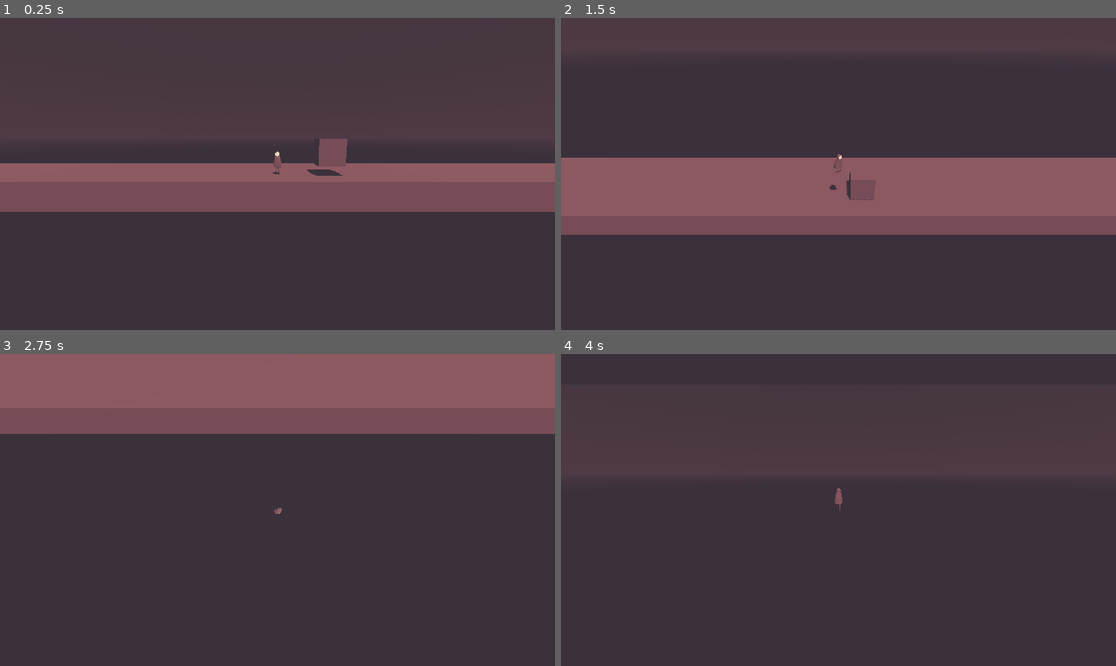
Above: before the commit, frames 1-4 (two rows, left to right).
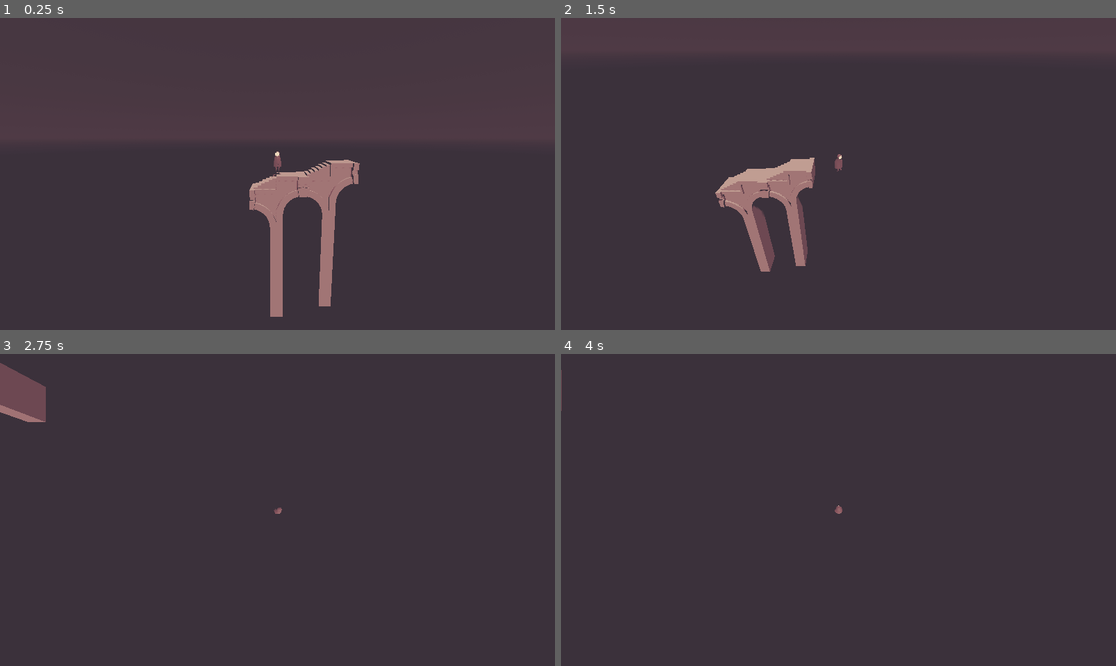
Above: after the commit, the same moments.

Repository: Raftatul/game-jam-behavior-2025
Game: Godot game, scene res://src/levels/main_map.tscn
Same seed, same stepped clock (60 frames per second), same inputs: the game is played once before the commit and once after it. The engine's default icon, where the game draws it, is replaced by a stand-in: a white triangle on a blue panel in a dark square.
Inputs:
- Up to frame 1 (0.25 s): no input
- Up to frame 2 (1.5 s): tap Enter (ui_accept) at 0.5, 0.77 s; hold Right (ui_right) 0.53-1.28 s; tap Shift (dash) at 0.6 s; hold Down (ui_down) from 1.28 s (still down); tap E (switch_camera) at 1.35 s
- Up to frame 3 (2.75 s): tap Enter (ui_accept) at 1.52 s; release Down (ui_down) at 2.03 s; hold Right (ui_right) from 2.03 s (still down); tap Shift (dash) at 2.1 s
- Up to frame 4 (4 s): release Right (ui_right) at 2.78 s; hold Up (ui_up) 2.78-3.53 s; tap E (switch_camera) at 2.85 s; tap Enter (ui_accept) at 3.02, 3.77 s; hold Left (ui_left) from 3.53 s (still down); tap Shift (dash) at 3.6 s

The runs differ from the first frame. In frame 1, 17% of the frame differs, in the area x 0-100%, y 38-96%; in frame 2, 25%; in frame 3, 25%, in the area x 0-100%, y 0-26%; in frame 4, 0.1%.

Commit message:
Fix stairs collision

Diff:
--- a/game-jam-behavior-2025/assets/ressource/asset_enviro/sm_bridge_a_stairs_a.tscn
+++ b/game-jam-behavior-2025/assets/ressource/asset_enviro/sm_bridge_a_stairs_a.tscn
@@ -1,9 +1,12 @@
-[gd_scene load_steps=3 format=3 uid="uid://duila407wy3vr"]
+[gd_scene load_steps=4 format=3 uid="uid://duila407wy3vr"]
 
 [ext_resource type="PackedScene" uid="uid://bvrrq5ott6gso" path="res://assets/enviro/SM_bridge_A_stairs_A.fbx" id="1_0wua1"]
 
 [sub_resource type="ConcavePolygonShape3D" id="ConcavePolygonShape3D_0wua1"]
 data = PackedVector3Array(1, 8, 0, 1, 8, 0.5, 1, 8.2926, 0.5288, 1, 8.2926, 0.5288, 1, 8.3902, 0, 1, 8, 0, 1, 8.7654, 0 …(43380 unchanged characters)…
+
+[sub_resource type="BoxShape3D" id="BoxShape3D_0wua1"]
+size = Vector3(1, 1, 2.37207)
 
 [node name="SM_bridge_A_stairs_A" instance=ExtResource("1_0wua1")]
 
@@ -11,3 +14,7 @@
 
 [node name="CollisionShape3D" type="CollisionShape3D" parent="GRP_Export_lvl_1/SM_bridge_A_stairs_A_02/StaticBody3D" index="0"]
 shape = SubResource("ConcavePolygonShape3D_0wua1")
+
+[node name="CollisionShape3D2" type="CollisionShape3D" parent="GRP_Export_lvl_1/SM_bridge_A_stairs_A_02/StaticBody3D" index="1"]
+transform = Transform3D(1, 0, 0, 0, 0.894154, -0.447759, 0, 0.447759, 0.894154, 0, 11.0417, 0.856988)
+shape = SubResource("BoxShape3D_0wua1")
--- a/game-jam-behavior-2025/src/levels/main_map.tscn
+++ b/game-jam-behavior-2025/src/levels/main_map.tscn
@@ -4,7 +4,7 @@
 [ext_resource type="Script" uid="uid://dcexpw07mj5rk" path="res://src/levels/world.gd" id="1_qgv8x"]
 [ext_resource type="Script" uid="uid://x2sgtrr65ci7" path="res://src/ldos/kill_zone.gd" id="4_a4ppy"]
 [ext_resource type="PackedScene" uid="uid://b56g4e8vw0hk5" path="res://assets/ressource/palette_filter.tscn" id="5_aqj3v"]
-[ext_resource type="PackedScene" uid="uid://bm1ss72ovvwpt" path="res://src/ldos/PushableBlock.tscn" id="5_rvsp0"]
+[ext_resource type="PackedScene" uid="uid://duila407wy3vr" path="res://assets/ressource/asset_enviro/sm_bridge_a_stairs_a.tscn" id="6_rvsp0"]
 
 [sub_resource type="ProceduralSkyMaterial" id="ProceduralSkyMaterial_aqj3v"]
 
@@ -32,12 +32,8 @@
 light_energy = 0.5
 shadow_enabled = true
 
-[node name="Ground" type="CSGBox3D" parent="."]
-transform = Transform3D(1, 0, 0, 0, 1, 0, 0, 0, 1, 0, -1, -2)
-use_collision = true
-size = Vector3(100, 2, 10)
-
 [node name="Character" parent="." instance=ExtResource("1_4uxyq")]
+transform = Transform3D(1, 0, 0, 0, 1, 0, 0, 0, 1, 4, 4, 0)
 floor_constant_speed = true
 
 [node name="PaletteFilter" parent="." instance=ExtResource("5_aqj3v")]
@@ -49,7 +45,10 @@
 [node name="CollisionShape3D" type="CollisionShape3D" parent="KillZone"]
 shape = SubResource("BoxShape3D_xbmv0")
 
-[node name="PushableBlock" parent="." instance=ExtResource("5_rvsp0")]
-transform = Transform3D(1, 0, 0, 0, 1, 0, 0, 0, 1, 4, 2, 0)
+[node name="SM_bridge_A_stairs_A" parent="." instance=ExtResource("6_rvsp0")]
+transform = Transform3D(-4.37114e-08, 0, -1, 0, 1, 0, 1, 0, -4.37114e-08, 3.91343, -10, 0)
+
+[node name="SM_bridge_A_stairs_A2" parent="." instance=ExtResource("6_rvsp0")]
+transform = Transform3D(-4.37114e-08, 0, -1, 0, 1, 0, 1, 0, -4.37114e-08, 7.913, -9, 0)
 
 [connection signal="body_entered" from="KillZone" to="KillZone" method="_on_body_entered"]
